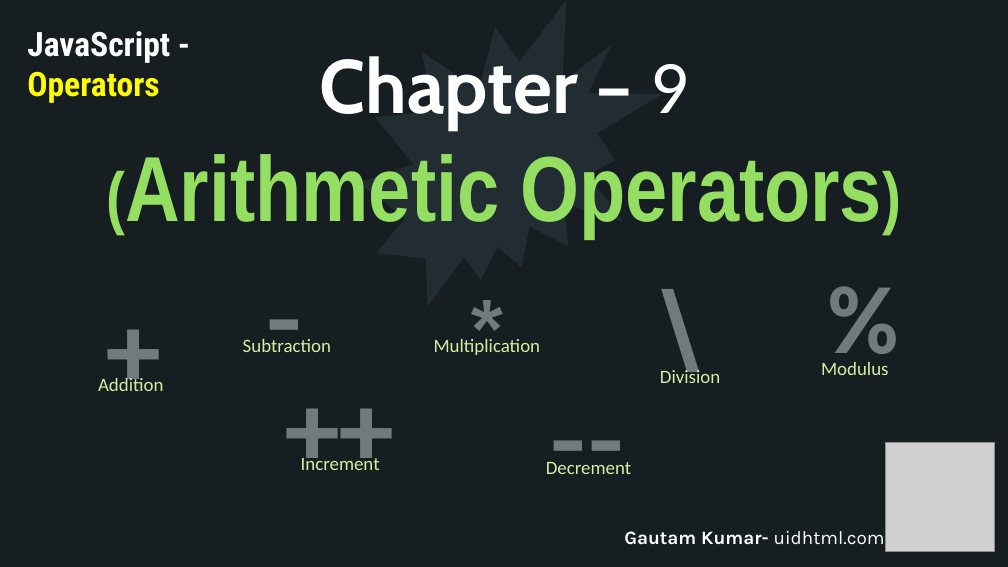
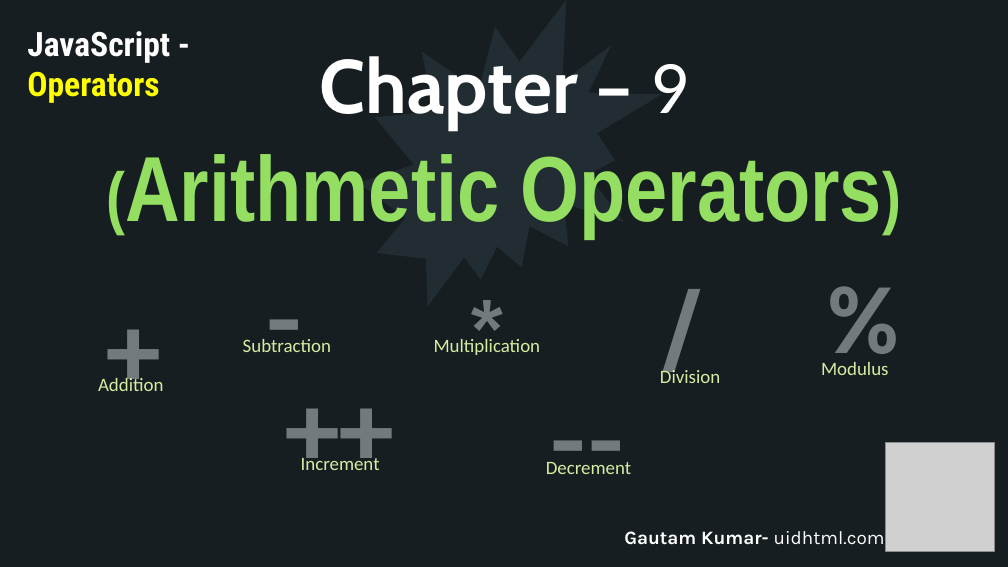
Before and after one commit to uidhtml/javascript-tutorials, a slide deck: slide 32 of Javascript Tutorials.pptx. Drawn at 1008x567 pixels with LibreOffice and Linux fonts; fonts in the diff are those of the drawing; grey boxes stand for pictures. Boxes give left, top, right and bottom in pixels: in the first picture for what was removed or moved away, otherwise in the second. Text is boxed around its words. In the diff, an @@ line names an element or a change of style, - is before the commit and + after.

Commit message:
Updated till 10th chapter

```diff
--- a/Javascript Tutorials.pptx
+++ b/Javascript Tutorials.pptx
@@ text at box(644, 260, 719, 390): text changed @@
-\
+/
```
Also in this commit, not shown: 3 other slides changed, 1 other file.
